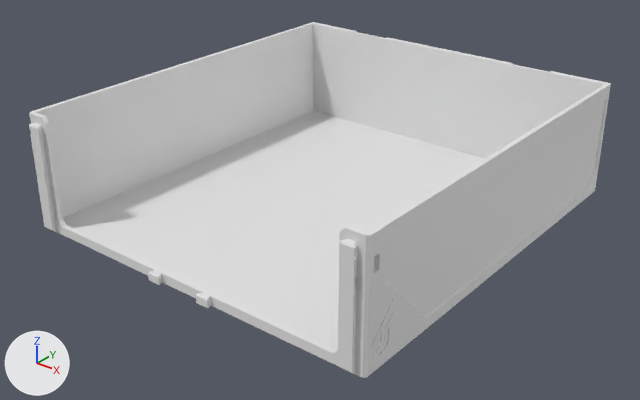
One commit to the glTF model parts/185/DecorDrawer_185-2W-1H.lib.glb: the scene before it, then after it.
Both versions are drawn from a camera (50 mm lens) standing at (210.0, -270.0, 170.0) and looking at (1.0, -9.0, 8.0). The lights are fixed; the arrows at lower left show +X, +Y and +Z. The picture after the commit comes second. Where no turn or scale is listed for an object, it has been applied to the vertices. Vertices at exactly the same position are counted once.

Names of what the first picture shows: 'DecorDrawer_185-2W-1H'.
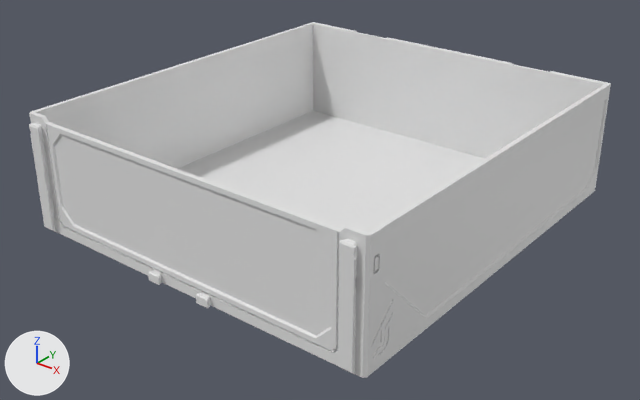
Changed parts and their boxes [x1, y1, x2, y2] in the pictures (640 x 400 px):
part 1 of me_decordrawer_185_2w_1h, added
    after: [373, 255, 380, 272]
part 2 of me_decordrawer_185_2w_1h, built on
    before: [380, 338, 388, 353]
    after: [46, 124, 425, 372]

Edits to the bpy script that builds the scene:
```text
Change me_decordrawer_185_2w_1h:
    used by ob_decordrawer_185_2w_1h; location = (0.0, 0.0, 25.0)
    remove me_decordrawer_185_2w_1h.from_pydata(...)  # 625 vertices, 1254 faces; spans x -81.0..81.0, y -90.0..90.0, z -25.0..25.0
    add me_decordrawer_185_2w_1h.from_pydata(...)  # 867 vertices, 1750 faces; spans x -81.0..81.0, y -90.0..90.0, z -25.0..25.0
    me_decordrawer_185_2w_1h part 1: a new loose piece of 24 vertices spanning x 80.0..81.0, y -84.0..-81.0, z 12.0..16.0
    me_decordrawer_185_2w_1h part 2: 8 vertices moved within x 81.0, y -79.0..-75.0, z -20.0..-17.0; 194 vertices added at x -71.0..81.0, y -87.0..-76.0, z -21.0..23.0
    other edits to the shape of me_decordrawer_185_2w_1h do not show in these pictures
```
